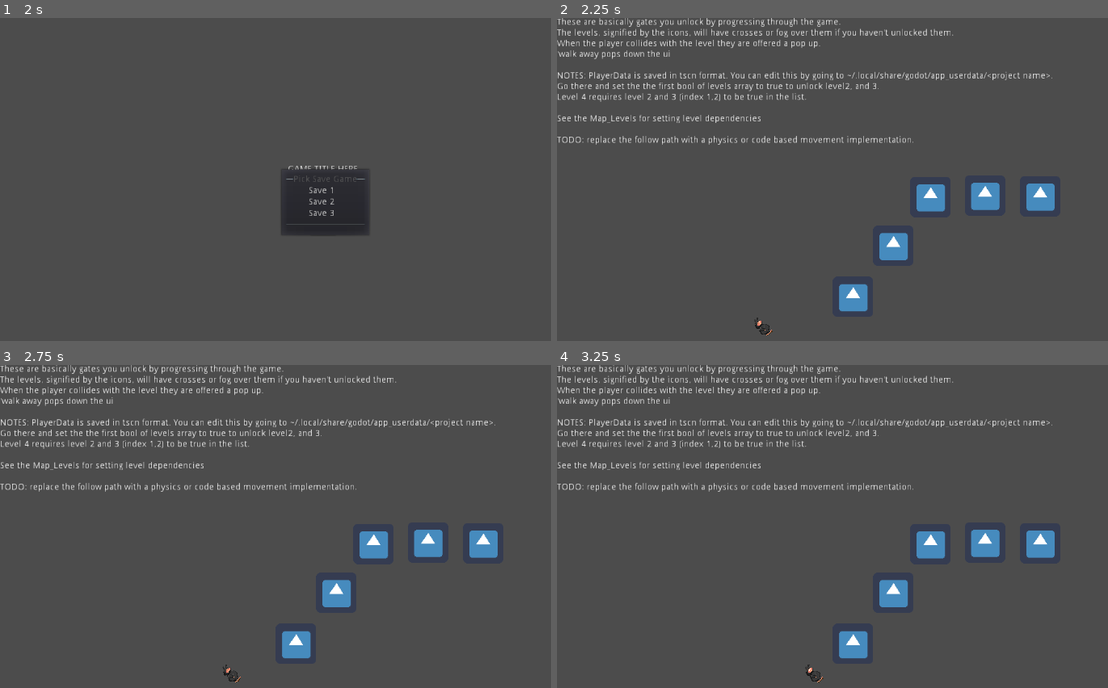
Above: before the commit, frames 1-4 (two rows, left to right).
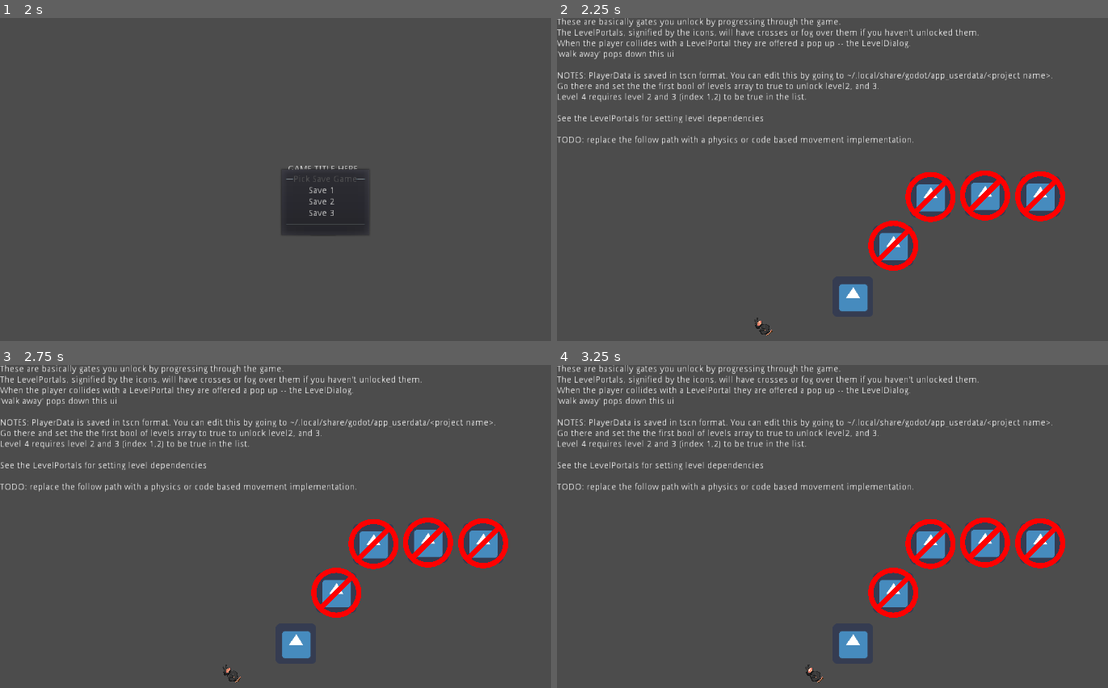
Above: after the commit, the same moments.

Repository: gmeisinger/plug-it-in
Game: Godot game, scene res://scenes/UI/Title.tscn
Two runs of this game, one before a commit and one after it. Both use one fixed random seed, a clock stepped at 60 frames per second and the inputs below. The engine's default icon, where the game draws it, is replaced by a stand-in: a white triangle on a blue panel in a dark square.
Inputs:
- Up to frame 1 (2 s): click "Play" at 0.5 s; click "Play" at 1.25 s
- Up to frame 2 (2.25 s): click "Options" at 2 s
- Up to frame 3 (2.75 s): no input
- Up to frame 4 (3.25 s): tap Enter at 2.75 s; hold D (move_right) from 2.78 s (still down); tap R (die) at 2.85 s; tap Space (jump) at 3.02 s

Frame 1 is identical in both runs. In frame 2, 3.7% of the frame differs, in the area x 3-93%, y 3-79%; in frame 3, 3.7%; in frame 4, 3.7%.
Error before the commit: Parse Error: Variable "i" already defined in the scope (at line 15). (res://scenes/map/WorldMap.gd:17)

Commit message:
more rename clean up

Diff:
--- a/scenes/map/WorldMap.gd
+++ b/scenes/map/WorldMap.gd
@@ -11,11 +11,9 @@
 	set_levels_completed()
 
 func set_levels_completed():
-	var levels = get_node('Levels').get_children()
-	var i: int = 0
-	for lvl in levels:
-		for i in lvl.level_dependencies:
-			if not SaveSystem.data.levels[i]:
-				lvl.locked = true
+	var level_portals = get_node('LevelPortals').get_children()
+	for portal in level_portals:
+		for dependency_index in portal.level_dependencies:
+			if not SaveSystem.data.levels[dependency_index]:
+				portal.locked = true
 				break
-		i += 1
--- a/scenes/map/WorldMap.tscn
+++ b/scenes/map/WorldMap.tscn
@@ -35,45 +35,45 @@
 margin_right = 875.0
 margin_bottom = 150.0
 text = "These are basically gates you unlock by progressing through the game.
-The levels, signified by the icons, will have crosses or fog over them if you haven't unlocked them.
-When the player collides with the level they are offered a pop up.
-'walk away pops down the ui
+The LevelPortals, signified by the icons, will have crosses or fog over them if you haven't unlocked them.
+When the player collides with a LevelPortal they are offered a pop up -- the LevelDialog.
+'walk away' pops down this ui
 
 NOTES: PlayerData is saved in tscn format. You can edit this by going to ~/.local/share/godot/app_userdata/<project name>.
 Go there and set the the first bool of levels array to true to unlock level2, and 3.
 Level 4 requires level 2 and 3 (index 1,2) to be true in the list.
 
-See the Map_Levels for setting level dependencies
+See the LevelPortals for setting level dependencies
 
 TODO: replace the follow path with a physics or code based movement implementation."
 
 [node name="SpriteMap" type="Sprite" parent="."]
 
-[node name="Levels" type="Node" parent="."]
+[node name="LevelPortals" type="Node" parent="."]
 
-[node name="LevelPortal" parent="Levels" instance=ExtResource( 2 )]
+[node name="LevelPortal" parent="LevelPortals" instance=ExtResource( 2 )]
 position = Vector2( 468.996, 441.985 )
 level_path = "res://scenes/levels/area.tscn"
 
-[node name="LevelPortal2" parent="Levels" instance=ExtResource( 2 )]
+[node name="LevelPortal2" parent="LevelPortals" instance=ExtResource( 2 )]
 position = Vector2( 532.838, 360.954 )
 level_name = "Level2"
 level_path = "res://scenes/levels/Level2.tscn"
 level_dependencies = [ 0 ]
 
-[node name="LevelPortal3" parent="Levels" instance=ExtResource( 2 )]
+[node name="LevelPortal3" parent="LevelPortals" instance=ExtResource( 2 )]
 position = Vector2( 591.769, 283.607 )
 level_name = "Level3"
 level_path = "res://scenes/levels/Level3.tscn"
 level_dependencies = [ 0 ]
 
-[node name="LevelPortal4" parent="Levels" instance=ExtResource( 2 )]
+[node name="LevelPortal4" parent="LevelPortals" instance=ExtResource( 2 )]
 position = Vector2( 678.079, 281.274 )
 level_name = "Level4"
 level_path = "res://scenes/levels/Level3.tscn"
 level_dependencies = [ 1, 2 ]
 
-[node name="LevelPortal5" parent="Levels" instance=ExtResource( 2 )]
+[node name="LevelPortal5" parent="LevelPortals" instance=ExtResource( 2 )]
 position = Vector2( 765.555, 282.441 )
 level_name = "Level5"
 level_path = "res://scenes/levels/Level3.tscn"
